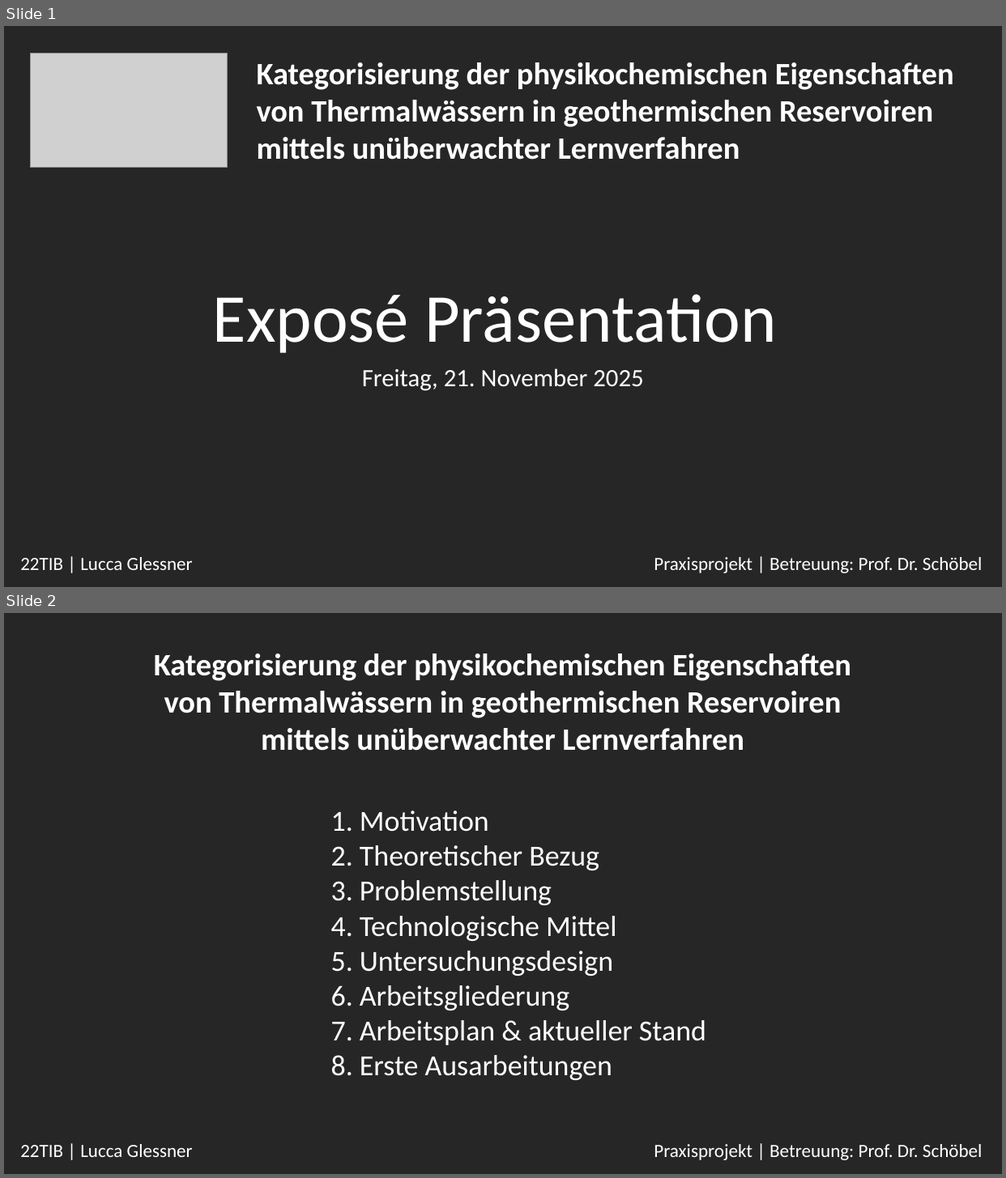
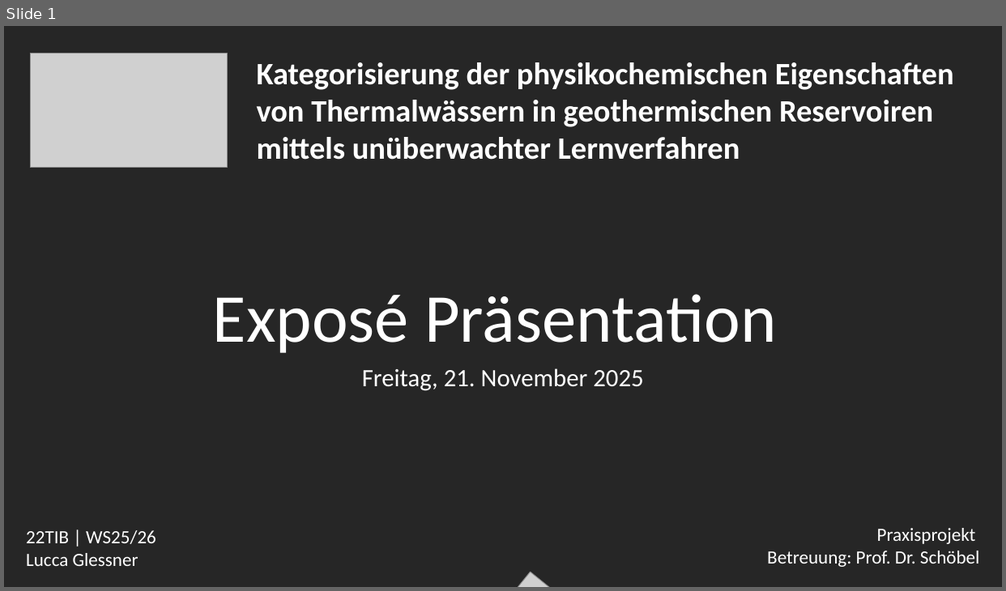
Before and after one commit to luccaglessner/Abschlussarbeit, a slide deck: Abschlussarbeit Bearbeitung/Exposé Praxisprojekt/Präsentation_Exposé_Praxisprojekt.pptx. Shown one above the other, each under a label of ours: slides 1 and 2 before the commit, slide 1 after it. The pictures are 1006x1178 and 1006x591 pixels, drawn with LibreOffice and Linux fonts; fonts in the diff are those of the drawing; grey boxes stand for pictures; background and template pictures are left out. Boxes give left, top, right and bottom in pixels: in the first picture for what was removed or moved away, otherwise in the second. Text is boxed around its words. In the diff, an @@ line names an element or a change of style, - is before the commit and + after.

```diff
--- a/Abschlussarbeit Bearbeitung/Exposé Praxisprojekt/Präsentation_Exposé_Praxisprojekt.pptx
+++ b/Abschlussarbeit Bearbeitung/Exposé Praxisprojekt/Präsentation_Exposé_Praxisprojekt.pptx
@@ slide 2 removed at (4, 613, 1002, 1174), background #262626 @@
@@ text removed at (154, 653, 851, 751) @@
-Kategorisierung der physikochemischen Eigenschaften von Thermalwässern in geothermischen Reservoiren mittels unüberwachter Lernverfahren
@@ text removed at (331, 811, 706, 1080) @@
-1. Motivation
-2. Theoretischer Bezug
-3. Problemstellung
-4. Technologische Mittel
-5. Untersuchungsdesign
-6. Arbeitsgliederung
-7. Arbeitsplan & aktueller Stand
-8. Erste Ausarbeitungen
@@ text removed at (20, 1144, 193, 1157) @@
-22TIB | Lucca Glessner
@@ text removed at (654, 1144, 982, 1161) @@
-Praxisprojekt | Betreuung: Prof. Dr. Schöbel
@@ slide 1 changed as well @@
@@ text at (26, 531, 156, 566): text changed @@
-22TIB | Lucca Glessner
+22TIB | WS25/26
+Lucca Glessner
@@ text at (767, 528, 980, 567): text changed @@
-Praxisprojekt | Betreuung: Prof. Dr. Schöbel
+Praxisprojekt
+Betreuung: Prof. Dr. Schöbel
@@ picture added at (453, 572, 718, 587) @@
```
Also in this commit, not shown: 8 slides added, 2 other files.
